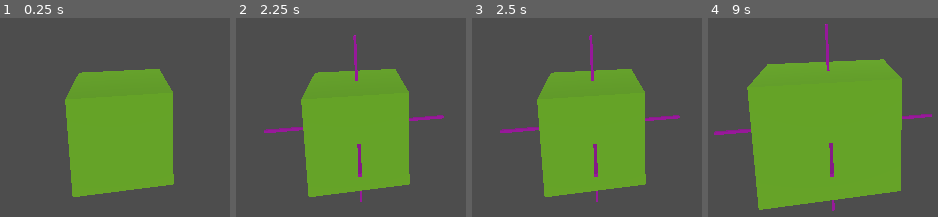
Above: before the commit, frames 1-4 (left to right).
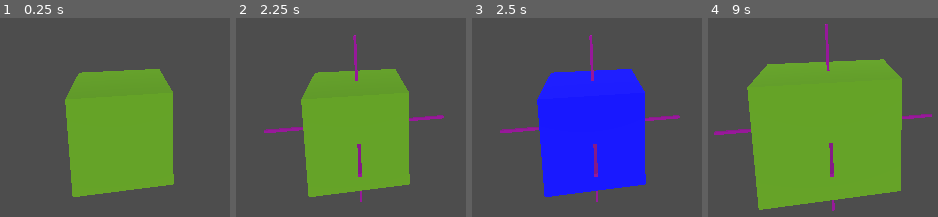
Above: after the commit, the same moments.

Repository: Emeraudia/LetsCraft
Game: Godot game, scene res://Main.tscn
Same seed, same stepped clock (60 frames per second), same inputs: the game is played once before the commit and once after it.
Inputs (mouse positions are in pixels of both pictures, inside the frame that each line leads up to):
- Up to frame 1 (0.25 s): no input
- Up to frame 2 (2.25 s): tap Enter at 0.5, 2 s; move the mouse to (outside the picture) at 0.52 s; hold B (B) 0.53-1.28 s; click (outside the picture) at 0.8 s; tap Space (anchor) at 1.25 s; move the mouse to (254, 77) at 1.27 s; click (254, 77) at 1.35 s; tap X (BreakContrainte, bound only after the commit) at 1.55 s; move the mouse to (outside the picture) at 2.02 s; hold X (BreakContrainte, bound only after the commit) from 2.03 s (still down)
- Up to frame 3 (2.5 s): keep holding X (BreakContrainte, bound only after the commit); tap Right (change_view, bound only after the commit) at 2.3 s
- Up to frame 4 (9 s): tap Space (anchor) at 2.75, 4.25, 7.35 s; move the mouse to (846, 143) at 2.77 s; release X (BreakContrainte, bound only after the commit) at 2.78 s; tap Right (change_view, bound only after the commit) at 2.85, 5.3, 8.3 s; tap B (B) at 3.05, 6.05 s; tap Enter at 3.5 s; move the mouse to (outside the picture) at 3.52 s; hold B (B) 3.53-4.28 s; click (outside the picture) at 3.8 s; move the mouse to (outside the picture) at 4.27 s; tap C (Create) at 4.35 s; tap X (BreakContrainte, bound only after the commit) at 4.55, 7.55 s; move the mouse to (926, 53) at 5.02 s; hold N (N) 5.03-5.78 s; move the mouse to (outside the picture) at 5.77 s; tap O (Plan) at 5.85 s; move the mouse to (outside the picture) at 6.52 s; hold P (Profondeur) 6.53-7.28 s; click (outside the picture) at 6.8 s; move the mouse to (726, 77) at 7.27 s; move the mouse to (outside the picture) at 8.02 s; press the mouse at (outside the picture) at 8.03 s; move the mouse to (846, 143) at 8.77 s; release the mouse at (846, 143) at 8.78 s; tap Up (resize) at 8.85 s

Frames 1-2 are identical in both runs. In frame 3, 27% of the frame differs, in the area x 28-76%, y 25-90%; in frame 4, nothing differs.

Commit message:
debug select/absorb
commande permettant de sortir un objet d'une structure

commande permetant de changer de vue
/!\ le systeme de vue est local au pieces

état absorption fonctionnel en structure

sélection désélection fonctionel en struture

Diff:
--- a/Main.gd
+++ b/Main.gd
@@ -99,16 +99,21 @@
 	elif(Input.is_action_pressed("Create")): #key c and left click to create a piece
 		reset_mode()
 		creation = CreationMode.On
+	elif(Input.is_action_pressed("BreakContrainte")):
+		for s in listSelection:
+			s.removeAllContrainte()
 
 #recupere la derniere piece cliquer et l'ajoute a la liste de selection en fonction du mode
 func select_piece(node):
 	if(mode == SelectionMode.On):
 		if(listSelection.find(node) == -1):
-			node.change_color(Color(1, 1, 0, 1.0))
 			node.absorbChild()
+			node.select = true
 			listSelection.append(node)
 		else:
+			node.select = false
 			node.absorbChild(false)
+
 			deselect_piece(node)
 
 func deselect_piece(node):
--- a/create_bloc/piece.gd
+++ b/create_bloc/piece.gd
@@ -9,9 +9,13 @@
 # [pieces contraintes,..]
 var contrainte_list = []
 var canAbsorb = false
+var select = false
 
 enum CONTRAINTE_POSITION {bottom,left,up,right}
 var cr_p = CONTRAINTE_POSITION.bottom
+
+enum View {ABSORB,SELECT}
+var currentView = View.SELECT
 
 
 
@@ -34,6 +38,16 @@
 
 	if(enter && Input.is_action_just_pressed("click_gauche")):
 		emit_signal("clicked",self)
+
+	match(currentView):
+		View.ABSORB:
+			if(Input.is_action_just_pressed("change_view")):
+				currentView = View.SELECT
+			_seeAbsorb()
+		View.SELECT:
+			if(Input.is_action_just_pressed("change_view")):
+				currentView = View.ABSORB
+			_seeSelect()
 
 
 func anchor_modif(piece_size,pos):
@@ -203,14 +217,35 @@
 		print(contrainte_list)
 
 func removeContrainte(area):
-	area.canAbsorb = false
 	contrainte_list.erase(area)
 	print(contrainte_list)
 
+func removeAllContrainte():
+	for cr in contrainte_list:
+		cr.removeContrainte(self)
+		cr.canAbsorb = false
+		removeContrainte(cr)
 
 func absorbChild(value = true, listAbsorb = []):
-	if self not in listAbsorb:
-		canAbsorb = value
-		listAbsorb.append(self)
+	if self not in listAbsorb and not select:
+			canAbsorb = value
+			listAbsorb.append(self)
+			for cr in contrainte_list:
+				cr.absorbChild(value,listAbsorb)
+	elif select and not (value == canAbsorb):
+		canAbsorb = true
 		for cr in contrainte_list:
-			cr.absorbChild(value,listAbsorb)
+			cr.absorbChild(true,[self])
+
+
+func _seeAbsorb():
+	if canAbsorb:
+		change_color(Color(255,0,0))
+	else:
+		change_color(Color(0,0,255))
+
+func _seeSelect():
+	if select :
+		change_color(Color(1,1,0))
+	else:
+		change_color(Color(0.42, 0.69, 0.13))
--- a/project.godot
+++ b/project.godot
@@ -58,6 +58,16 @@
 "events": [Object(InputEventKey,"resource_local_to_scene":false,"resource_name":"","device":-1,"window_id":0,"alt_pressed":false,"shift_pressed":false,"ctrl_pressed":false,"meta_pressed":false,"pressed":false,"keycode":0,"physical_keycode":67,"key_label":0,"unicode":99,"echo":false,"script":null)
 ]
 }
+BreakContrainte={
+"deadzone": 0.5,
+"events": [Object(InputEventKey,"resource_local_to_scene":false,"resource_name":"","device":0,"window_id":0,"alt_pressed":false,"shift_pressed":false,"ctrl_pressed":false,"meta_pressed":false,"pressed":false,"keycode":0,"physical_keycode":88,"key_label":0,"unicode":0,"echo":false,"script":null)
+]
+}
+change_view={
+"deadzone": 0.5,
+"events": [Object(InputEventKey,"resource_local_to_scene":false,"resource_name":"","device":-1,"window_id":0,"alt_pressed":false,"shift_pressed":false,"ctrl_pressed":false,"meta_pressed":false,"pressed":false,"keycode":0,"physical_keycode":4194321,"key_label":0,"unicode":0,"echo":false,"script":null)
+]
+}
 
 [rendering]
 
